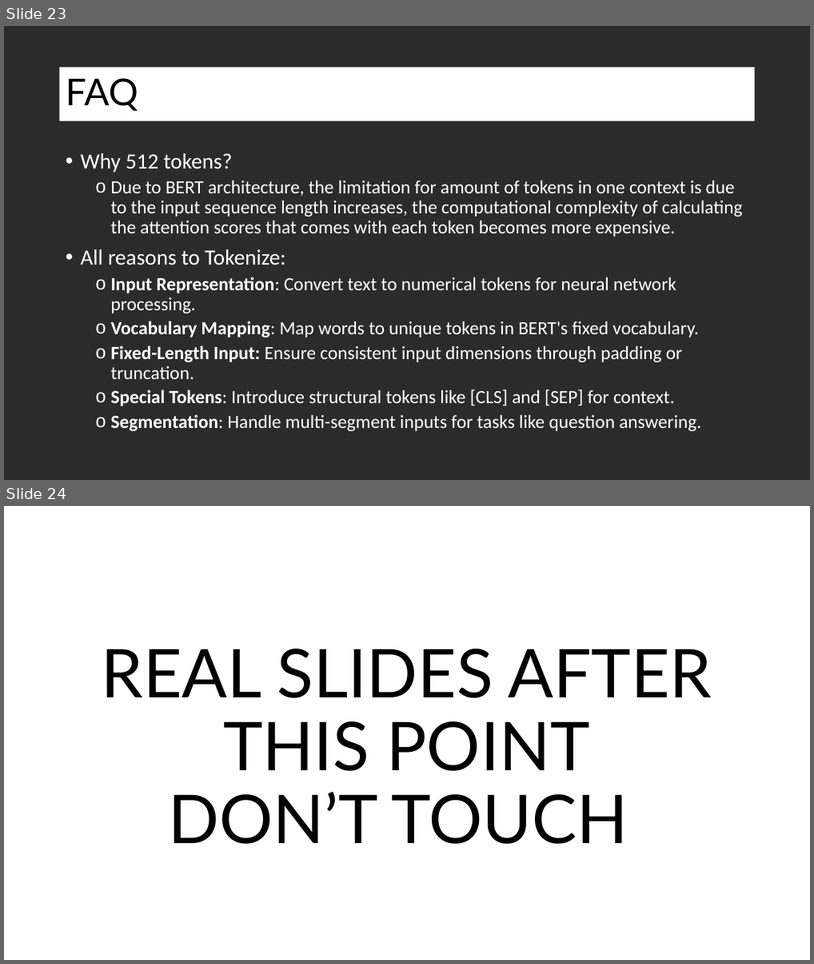
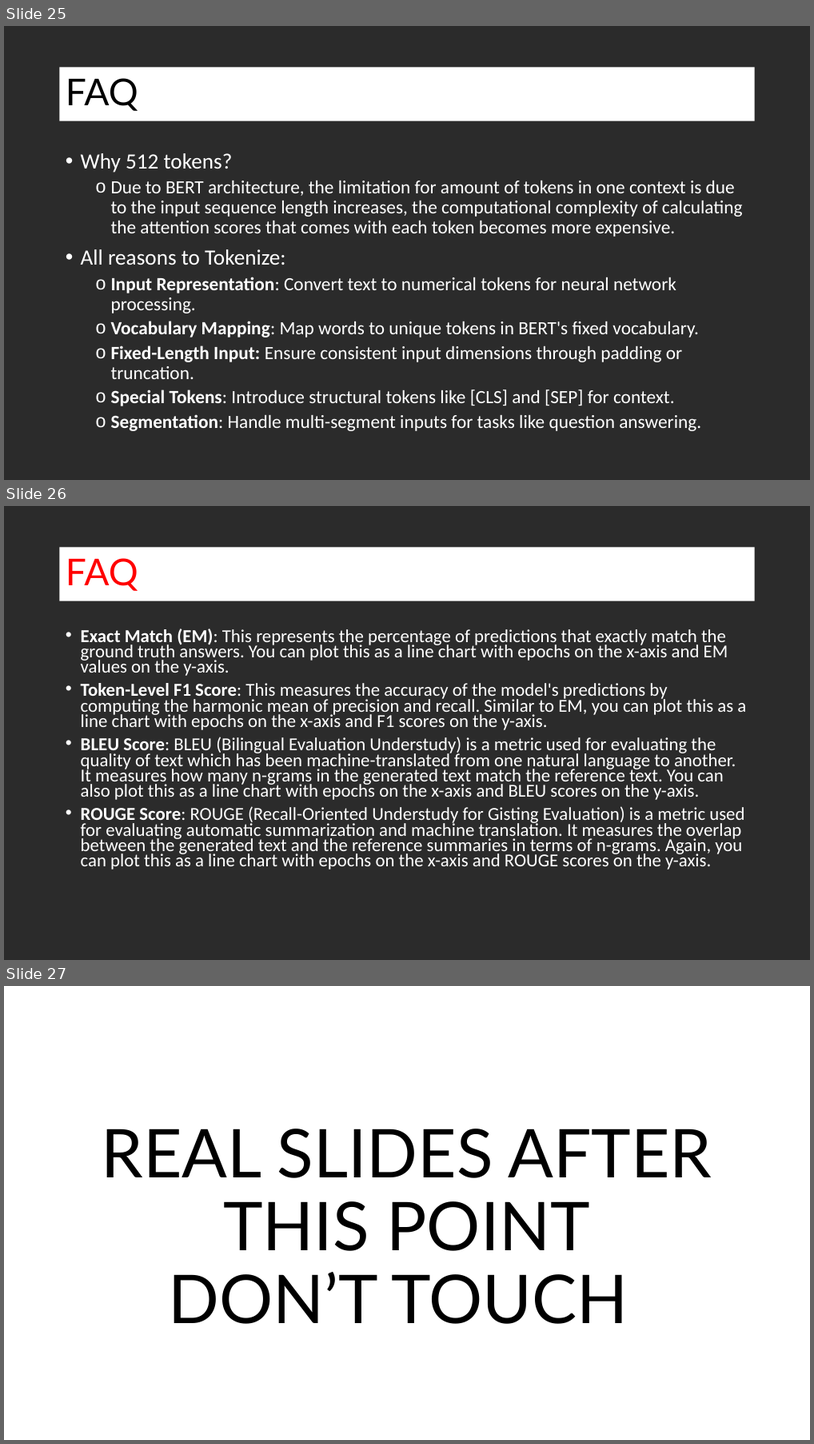
Before and after one commit to LoloMarty/2024-, a slide deck: CS4210/finalPresentation.pptx. Shown one above the other, each under a label of ours: slides 23 and 24 before the commit, slides 25, 26 and 27 after it. The pictures are 814x964 and 814x1444 pixels, drawn with LibreOffice and Linux fonts; fonts in the diff are those of the drawing; background and template pictures are left out; a plain dark background stands for a picture behind light text. Boxes give left, top, right and bottom in pixels: in the first picture for what was removed or moved away, otherwise in the second. Text is boxed around its words. In the diff, an @@ line names an element or a change of style, - is before the commit and + after.

```diff
--- a/CS4210/finalPresentation.pptx
+++ b/CS4210/finalPresentation.pptx
@@ slide 26 added at (x1=4, y1=506, x2=810, y2=960), background picture (left out) @@
@@ title added at (x1=60, y1=547, x2=755, y2=601), fill #FFFFFF, 44 pt, text #FF0000 @@
+FAQ
@@ text added at (x1=81, y1=628, x2=746, y2=869), 21.7 pt, text #FFFFFF @@
+• Exact Match (EM): This represents the percentage of predictions that exactly match the ground truth answers. You can plot this as a line chart with epochs on the x-axis and EM values on the y-axis.
+• Token-Level F1 Score: This measures the accuracy of the model's predictions by computing the harmonic mean of precision and recall. Similar to EM, you can plot this as a line chart with epochs on the x-axis and F1 scores on the y-axis.
+• BLEU Score: BLEU (Bilingual Evaluation Understudy) is a metric used for evaluating the quality of text which has been machine-translated from one natural language to another. It measures how many n-grams in the generated text match the reference text. You can also plot this as a line chart with epochs on the x-axis and BLEU scores on the y-axis.
+• ROUGE Score: ROUGE (Recall-Oriented Understudy for Gisting Evaluation) is a metric used for evaluating automatic summarization and machine translation. It measures the overlap between the generated text and the reference summaries in terms of n-grams. Again, you can plot this as a line chart with epochs on the x-axis and ROUGE scores on the y-axis.
@@ what was slide 23 is now slide 25 @@
@@ what was slide 24 is now slide 27 @@
```
Also in this commit, not shown: 5 slides changed, 9 other slides added, 3 slides removed.
